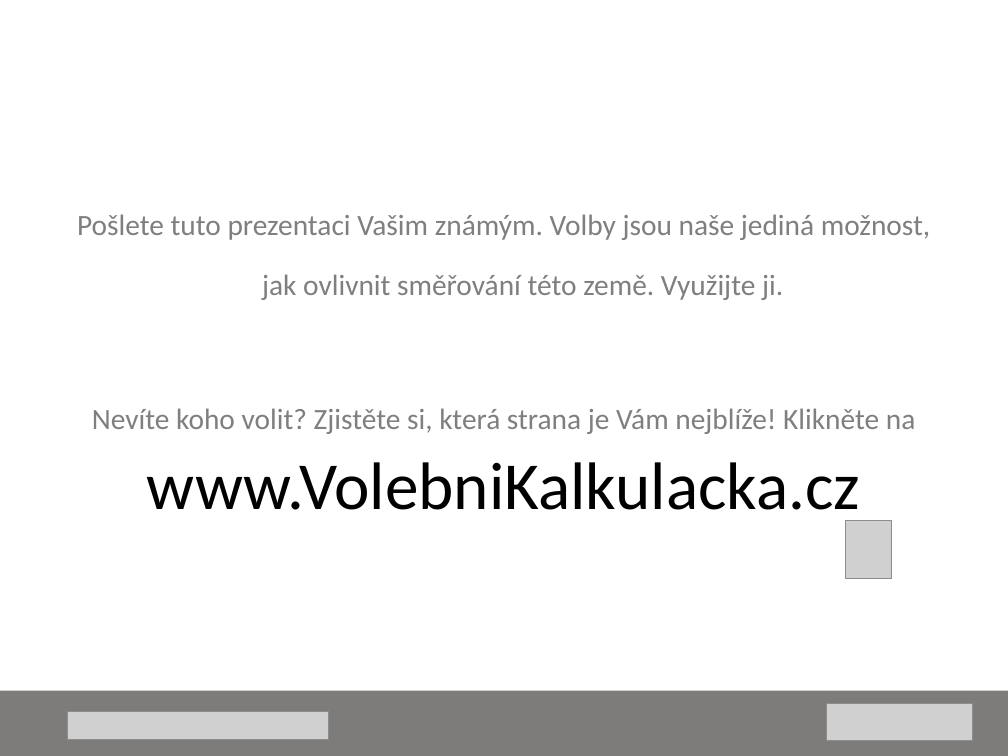
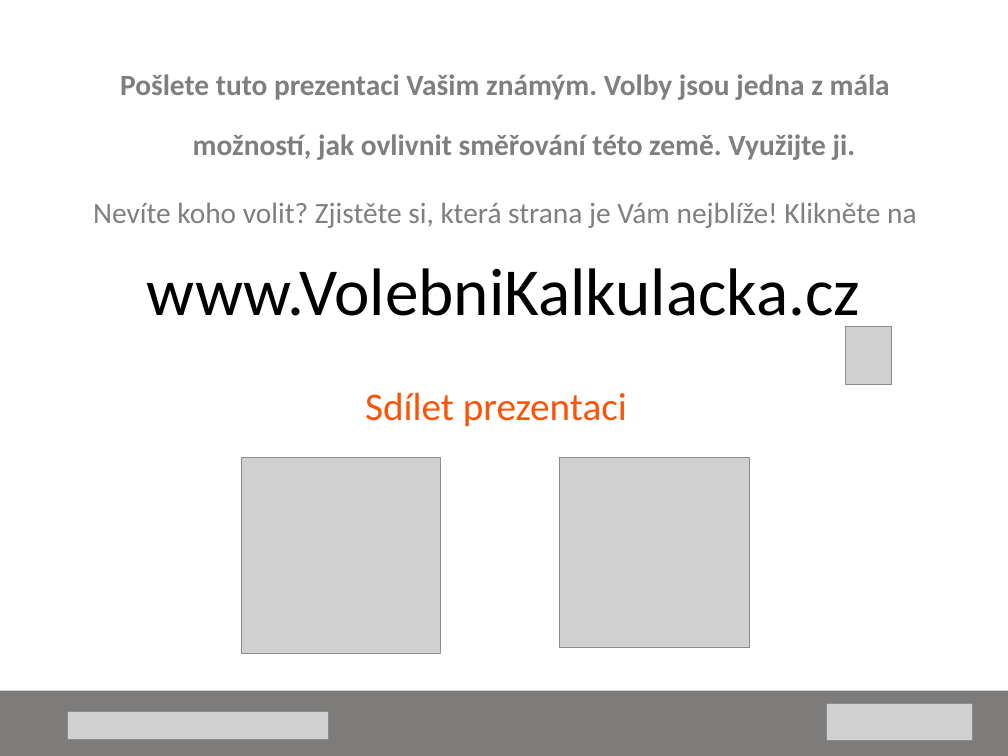
Before and after one commit to KohoVolit/vaa2012-2, a slide deck: slide 28 of www/docs/prezentace-2013.pps. Drawn at 1008x756 pixels with LibreOffice and Linux fonts; fonts in the diff are those of the drawing; grey boxes stand for pictures. Boxes give left, top, right and bottom in pixels: in the first picture for what was removed or moved away, otherwise in the second. Text is boxed around its words. In the diff, an @@ line names an element or a change of style, - is before the commit and + after.

Commit message:
updated presentation

```diff
--- a/www/docs/prezentace-2013.pps
+++ b/www/docs/prezentace-2013.pps
@@ text "Pošlete tuto prezentaci Vašim známým. ...": place and size @@
-text "Pošlete tuto prezentaci Vašim známým. ..." at [77, 214, 930, 434]
+text "Pošlete tuto prezentaci Vašim známým. ..." at [93, 74, 917, 228]
@@ text at [120, 74, 890, 160]: text changed; bold on @@
-Pošlete tuto prezentaci Vašim známým. Volby jsou naše jediná možnost, jak ovlivnit směřování této země. Využijte ji.
+Pošlete tuto prezentaci Vašim známým. Volby jsou jedna z mála možností, jak ovlivnit směřování této země. Využijte ji.
@@ text "www.VolebniKalkulacka.cz": place and size @@
-text "www.VolebniKalkulacka.cz" at [147, 462, 860, 525]
+text "www.VolebniKalkulacka.cz" at [147, 268, 860, 331]
@@ picture added at [846, 327, 892, 384] @@
@@ text added at [365, 392, 627, 427], 28 pt, text #FD5308 @@
+Sdílet prezentaci
@@ picture added at [241, 458, 440, 654] @@
@@ picture: place and size @@
-picture at [846, 521, 892, 580]
+picture at [559, 458, 750, 648]
```
Also in this commit, not shown: 3 other slides changed.
